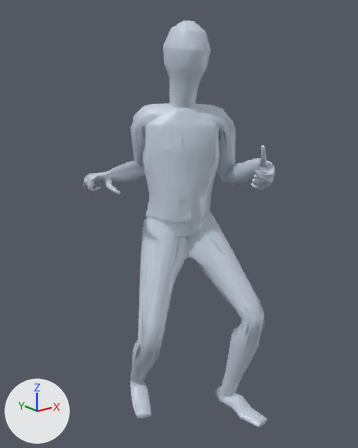
The glTF model app/assets/anims/Base/dagger_attack_heavy.glb, before and after one commit.
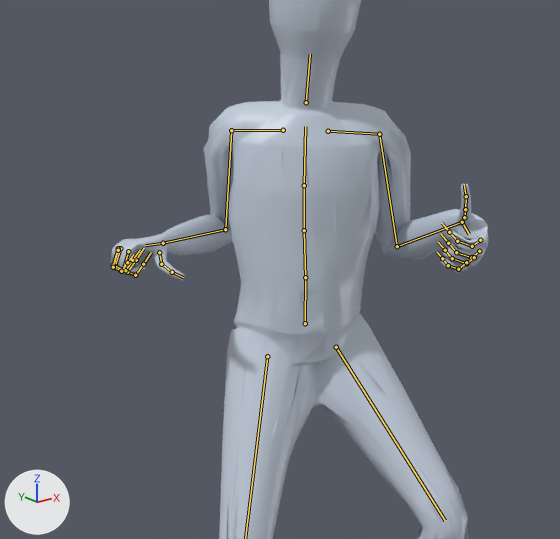
There are two pictures of each version: one whole from a 50 mm lens placed at (-1.266, -1.538, 1.492), pointed at (-0.029, 0.009, 0.873), one close up on the part from 8% to 87% of the width and 12% to 73% of the height. Arrows for +X, +Y and +Z are at lower left; the lights stay in place. The last two pictures show the newer version. Both versions are drawn at frame 7 of the action 'Animation'; the numbers are the values there. The bones that change, and the others that lie on the model, are drawn over the model as lines in the close-ups.

Names of what the first close-up shows: 'Body_human_male'.
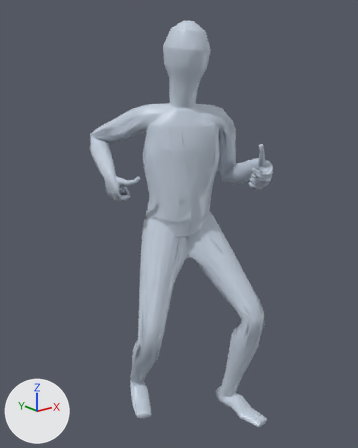
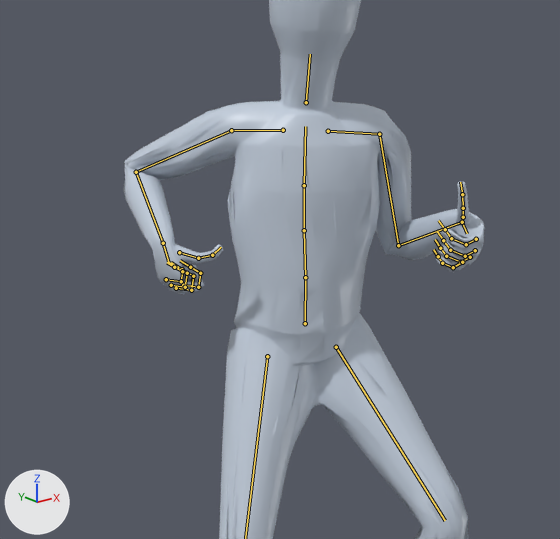
What changed in the scene script:
```text
Change bone_mixamorig_lefthand:
    where bone_mixamorig_lefthand = bpy.data.objects['Armature'].pose.bones['mixamorig:LeftHand']  # child of 'mixamorig:LeftForeArm'
    bone_mixamorig_lefthand.rotation_quaternion: (0.885, -0.108, -0.254, 0.376) -> (0.878, -0.147, -0.279, 0.36)  # degrees (-24, -22, 51) -> degrees (-30, -23, 51)
Change bone_mixamorig_rightarm:
    where bone_mixamorig_rightarm = bpy.data.objects['Armature'].pose.bones['mixamorig:RightArm']  # child of 'mixamorig:RightShoulder'
    bone_mixamorig_rightarm.rotation_quaternion: (0.74, -0.603, 0.031, -0.296) -> (0.911, -0.284, -0.269, -0.133)  # degrees (-74, -18, -30) -> degrees (-33, -34, -6)
Change bone_mixamorig_righthand:
    where bone_mixamorig_righthand = bpy.data.objects['Armature'].pose.bones['mixamorig:RightHand']  # child of 'mixamorig:RightForeArm'
    bone_mixamorig_righthand.rotation_quaternion: (0.825, 0.133, -0.505, -0.217) -> (0.815, -0.354, 0.239, -0.391)  # degrees (44, -51, -51) -> degrees (-50, 6, -54)
```

Where the change shows, as pixel boxes [x1, y1, x2, y2] in the close-ups (560 x 539 px):
'Body_human_male', posed: before [111, 0, 488, 539]; after [123, 0, 485, 539]
bone 'mixamorig:LeftHand', root to tip: before (462, 222) to (469, 234); after (462, 222) to (467, 233)
bone 'mixamorig:RightArm', root to tip: before (231, 130) to (225, 229); after (231, 130) to (136, 172)
bone 'mixamorig:RightHand', root to tip: before (163, 243) to (145, 245); after (163, 243) to (168, 261)
